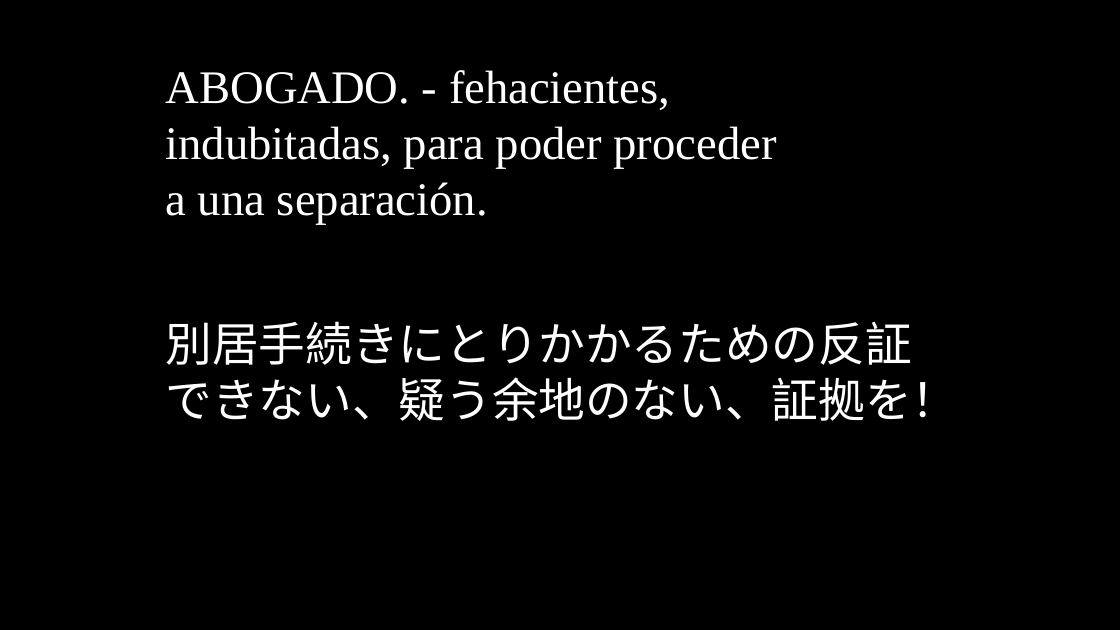
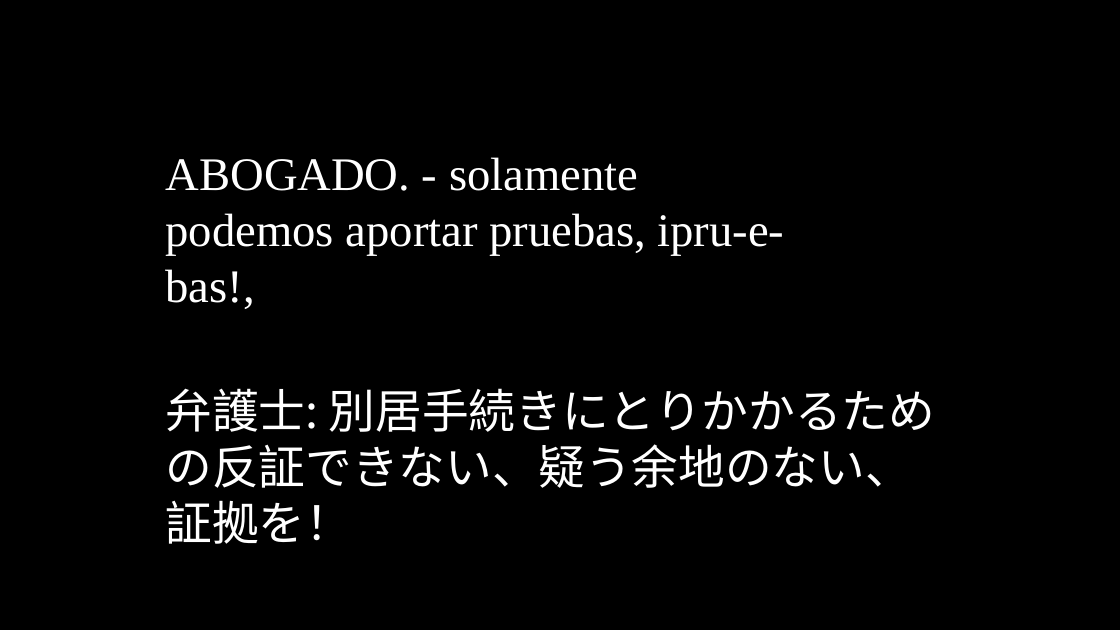
Before and after one commit to oulcggc/lang-drama-caption, a slide deck: slide 94 of complete-cap.pptx (slide 95 before the commit). Drawn at 1120x630 pixels with LibreOffice and Linux fonts; fonts in the diff are those of the drawing. Boxes give left, top, right and bottom in pixels: in the first picture for what was removed or moved away, otherwise in the second. Text is boxed around its words. In the diff, an @@ line names an element or a change of style, - is before the commit and + after.

```diff
--- a/complete-cap.pptx
+++ b/complete-cap.pptx
@@ text removed at [166, 70, 777, 225] @@
-ABOGADO. - fehacientes, indubitadas, para poder proceder a una separación.
@@ text added at [166, 157, 785, 309], 40 pt, text #FFFFFF @@
+ABOGADO. - solamente podemos aportar pruebas, ipru-e-bas!,
@@ text at [166, 388, 935, 544]: text changed @@
-別居手続きにとりかかるための反証できない、疑う余地のない、証拠を！
+弁護士: 別居手続きにとりかかるための反証できない、疑う余地のない、証拠を！
```
Also in this commit, not shown: 97 other slides changed, 60 slides added, 60 slides removed, 1 other file.
